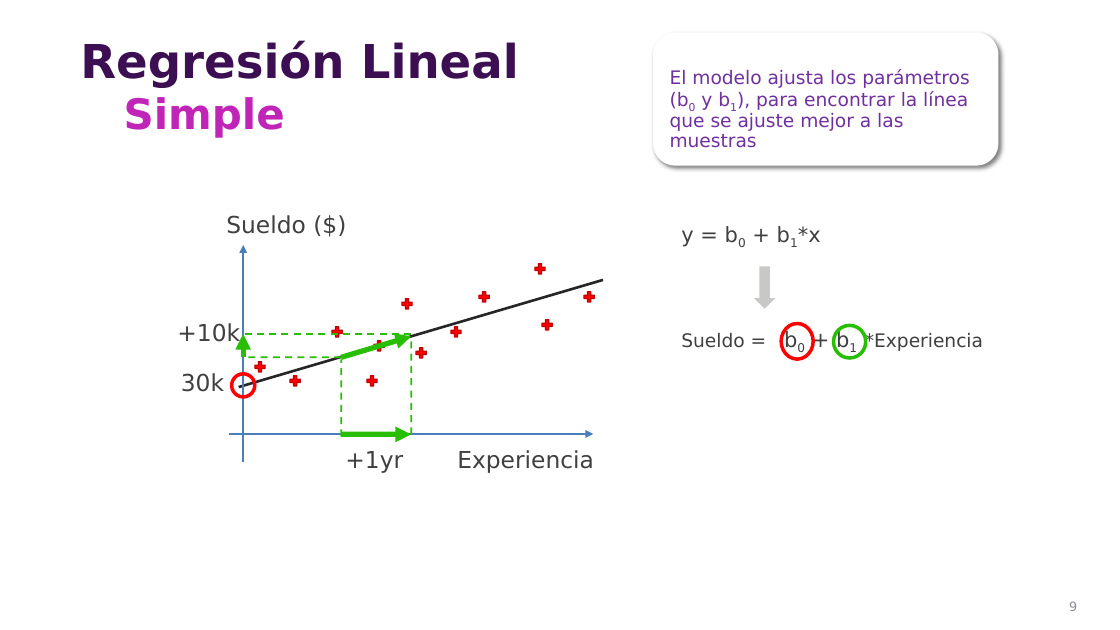
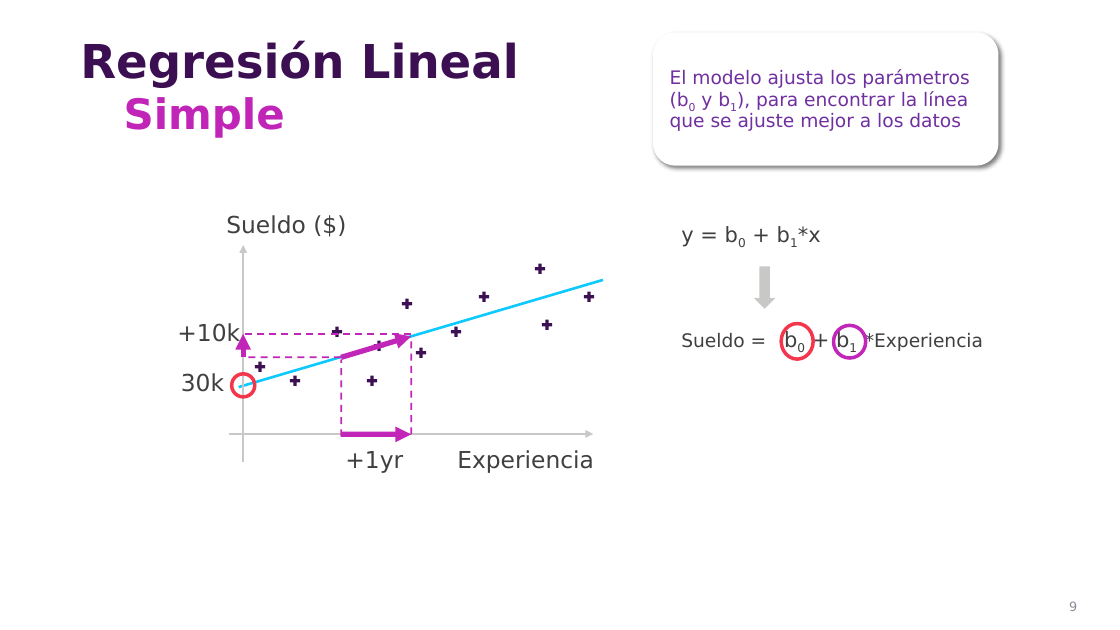
Before and after one commit to csameshiman/Axity_Curso_ML_2023, a slide deck: slide 9 of Diapositivas/Parte 02.Regresión/02_01_Simple_Linear_Regression.pptx. Drawn at 1120x630 pixels with LibreOffice and Linux fonts; fonts in the diff are those of the drawing; background and template pictures are left out. Boxes give left, top, right and bottom in pixels: in the first picture for what was removed or moved away, otherwise in the second. Text is boxed around its words. In the diff, an @@ line names an element or a change of style, - is before the commit and + after.

```diff
--- a/Diapositivas/Parte 02.Regresión/02_01_Simple_Linear_Regression.pptx
+++ b/Diapositivas/Parte 02.Regresión/02_01_Simple_Linear_Regression.pptx
@@ text at (x1=670, y1=69, x2=969, y2=131): text changed @@
-El modelo ajusta los parámetros (b0 y b1), para encontrar la línea que se ajuste mejor a las muestras
+El modelo ajusta los parámetros (b0 y b1), para encontrar la línea que se ajuste mejor a los datos
@@ arrow (244, 462) - (244, 245): stroke #4A7EBB 2.25 pt to #C8C9C7 2.25 pt @@
@@ line (239, 387) - (603, 280): stroke #262626 2.25 pt to #0DC9FD 2.25 pt @@
@@ ellipse at (x1=781, y1=323, x2=813, y2=359): outline #FF0000 3 pt to #F4364C 3 pt @@
@@ ellipse at (x1=833, y1=325, x2=865, y2=358): outline #27BE04 3 pt to #C126B8 3 pt @@
@@ arrow (244, 357) - (244, 334): stroke #27BE04 4.5 pt to #C126B8 4.5 pt @@
@@ line (341, 357) - (244, 357): stroke #27BE04 1.5 pt dashed to #C126B8 1.5 pt dashed @@
@@ line (412, 334) - (244, 334): stroke #27BE04 1.5 pt dashed to #C126B8 1.5 pt dashed @@
@@ arrow (341, 357) - (412, 336): stroke #27BE04 4.5 pt to #C126B8 4.5 pt @@
@@ line (412, 434) - (412, 336): stroke #27BE04 1.5 pt dashed to #C126B8 1.5 pt dashed @@
@@ ellipse at (x1=232, y1=374, x2=255, y2=397): outline #FF0000 3 pt to #F4364C 3 pt @@
@@ fill #FF0000 to #3C1053; outline #C00000 1 pt to none in 12 elements at (x1=331, y1=325, x2=344, y2=338), (x1=401, y1=297, x2=414, y2=310), (x1=449, y1=325, x2=462, y2=338), (x1=478, y1=290, x2=491, y2=304), (x1=541, y1=318, x2=554, y2=331), (x1=365, y1=374, x2=378, y2=388), (x1=533, y1=262, x2=546, y2=275), (x1=289, y1=374, x2=302, y2=388), (x1=373, y1=339, x2=386, y2=352), (x1=583, y1=290, x2=596, y2=304), (x1=415, y1=346, x2=428, y2=359), (x1=254, y1=360, x2=267, y2=373) @@
@@ line (341, 437) - (341, 360): stroke #27BE04 1.5 pt dashed to #C126B8 1.5 pt dashed @@
@@ arrow (229, 434) - (593, 434): stroke #4A7EBB 2.25 pt to #C8C9C7 2.25 pt @@
@@ arrow (341, 434) - (412, 434): stroke #27BE04 4.5 pt to #C126B8 4.5 pt @@
```
Also in this commit, not shown: 5 other slides changed, 4 slides removed.
